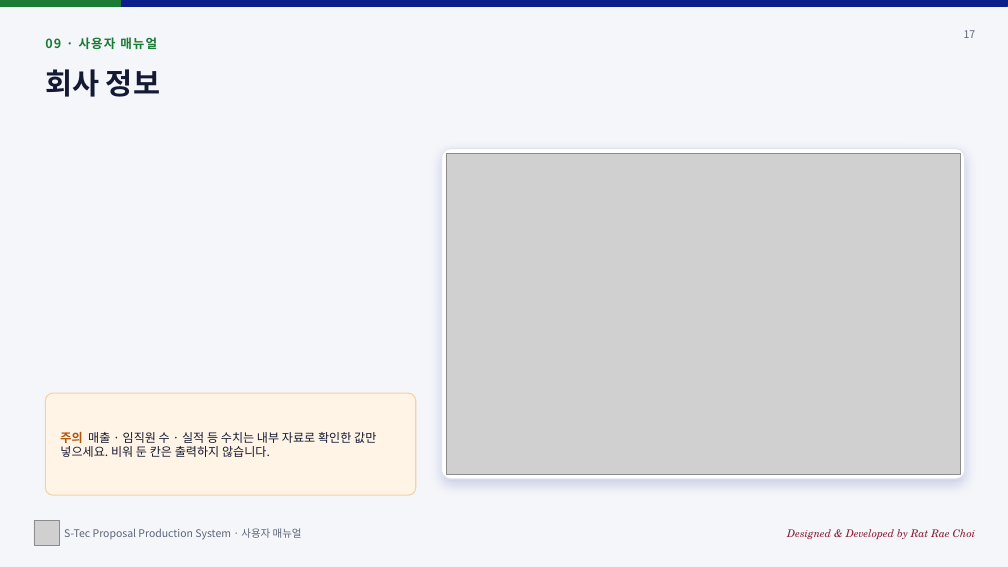
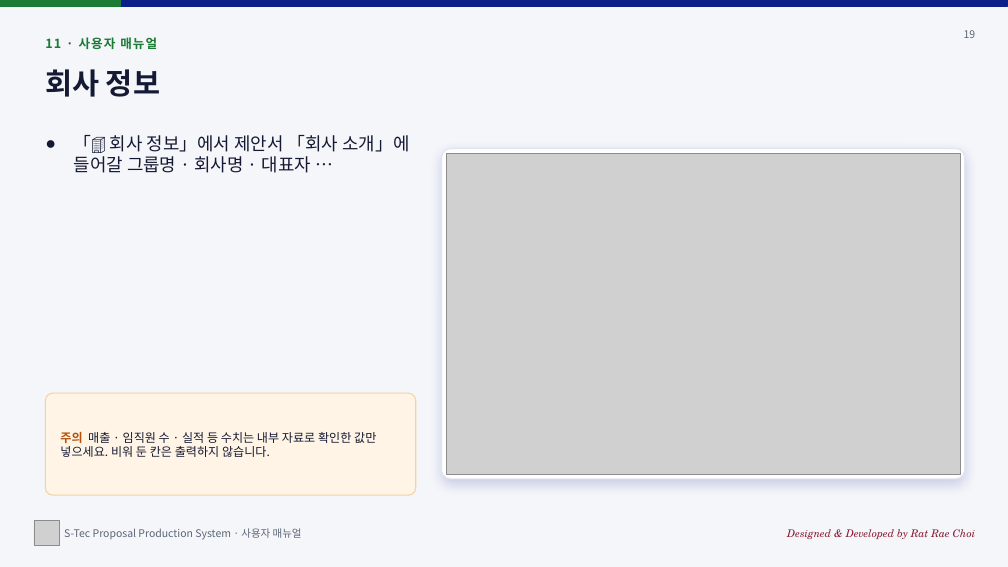
Before and after one commit to sadness500-boop/S-Tec-Proposal-Production-System, a slide deck: slide 19 of docs/S-Tec-Proposal-Production-System_사용자매뉴얼_v2.1.1.pptx (slide 17 before the commit). Drawn at 1008x567 pixels with LibreOffice and Linux fonts; fonts in the diff are those of the drawing; grey boxes stand for pictures. Boxes give left, top, right and bottom in pixels: in the first picture for what was removed or moved away, otherwise in the second. Text is boxed around its words. In the diff, an @@ line names an element or a change of style, - is before the commit and + after.

```diff
--- a/docs/S-Tec-Proposal-Production-System_사용자매뉴얼_v2.1.1.pptx
+++ b/docs/S-Tec-Proposal-Production-System_사용자매뉴얼_v2.1.1.pptx
@@ text at (45, 37, 157, 49): text changed @@
-09 · 사용자 매뉴얼
+11 · 사용자 매뉴얼
@@ text at (964, 30, 976, 38): text changed @@
-17
+19
@@ text added at (74, 135, 409, 173), 17 pt, text #141A33 @@
+● 「🏢 회사 정보」에서 제안서 「회사 소개」에 들어갈 그룹명 · 회사명 · 대표자 …
```
Also in this commit, not shown: 20 other slides changed, 2 slides added, 19 other files.
